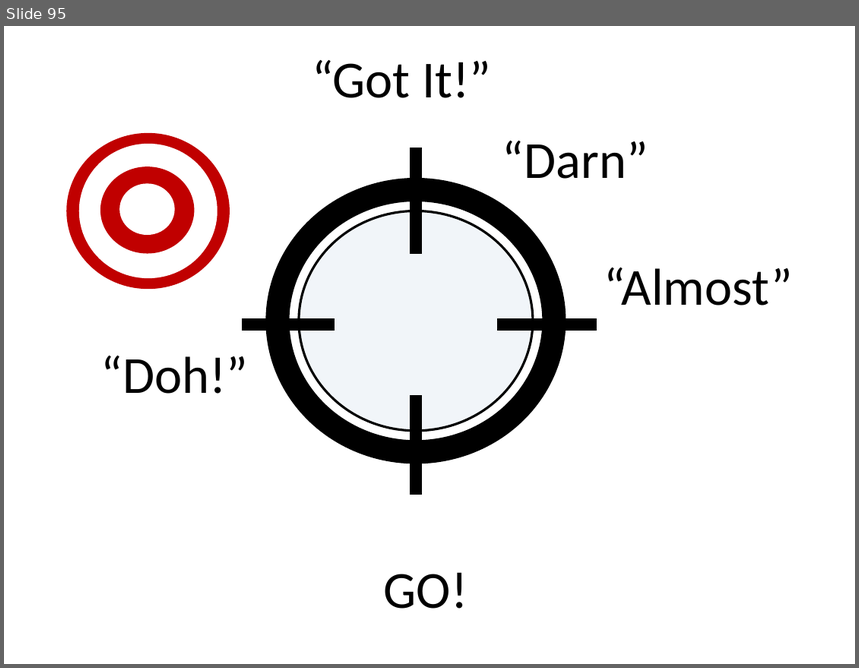
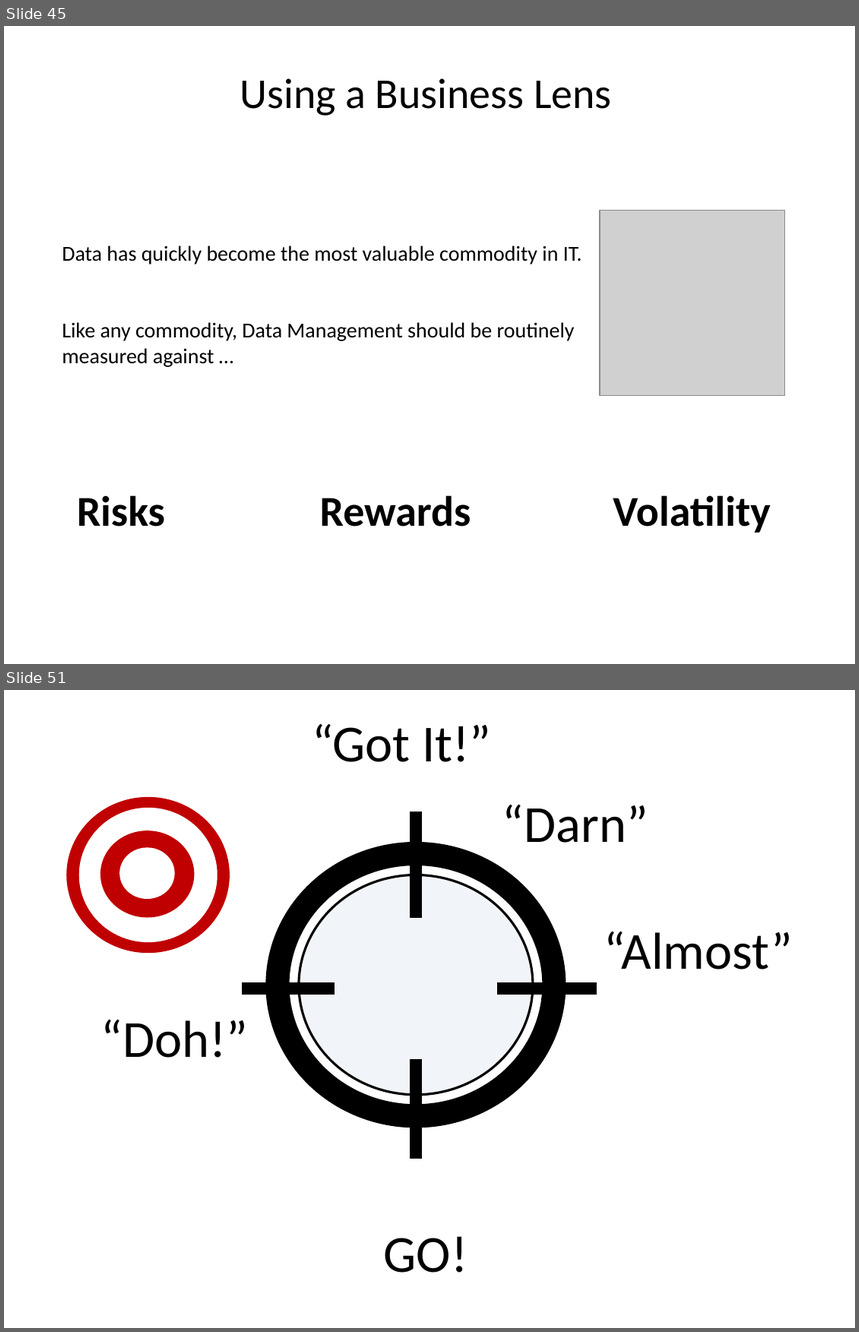
Before and after one commit to dsietz/daas, a slide deck: doc/Data as a Service.pptx. Shown one above the other, each under a label of ours: slide 95 before the commit, slides 45 and 51 after it; the slides between them are not shown. The pictures are 859x668 and 859x1332 pixels, drawn with LibreOffice and Linux fonts; fonts in the diff are those of the drawing; grey boxes stand for pictures. Boxes give left, top, right and bottom in pixels: in the first picture for what was removed or moved away, otherwise in the second. Text is boxed around its words. In the diff, an @@ line names an element or a change of style, - is before the commit and + after.

```diff
--- a/doc/Data as a Service.pptx
+++ b/doc/Data as a Service.pptx
@@ slide 45 added at (x1=4, y1=26, x2=855, y2=664), background #FFFFFF @@
@@ text added at (x1=240, y1=78, x2=612, y2=116), 36 pt, text #000000 @@
+Using a Business Lens
@@ picture added at (x1=600, y1=211, x2=785, y2=396) @@
@@ text added at (x1=62, y1=246, x2=582, y2=367), 18 pt, text #000000 @@
+Data has quickly become the most valuable commodity in IT.
+Like any commodity, Data Management should be routinely measured against …
@@ text added at (x1=77, y1=496, x2=165, y2=527), 36 pt, text #000000, bold @@
+Risks
@@ text added at (x1=320, y1=496, x2=471, y2=527), 36 pt, text #000000, bold @@
+Rewards
@@ text added at (x1=613, y1=496, x2=770, y2=533), 36 pt, text #000000, bold @@
+Volatility
@@ what was slide 95 is now slide 51 @@
```
Also in this commit, not shown: 7 slides changed, 5 other slides added, 50 slides removed.
